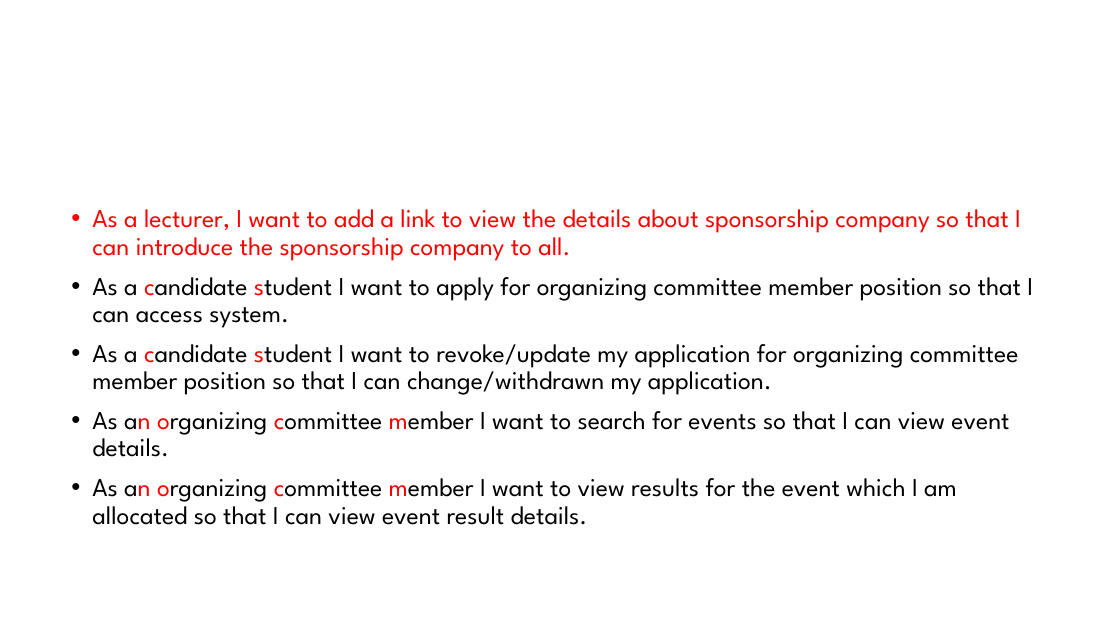
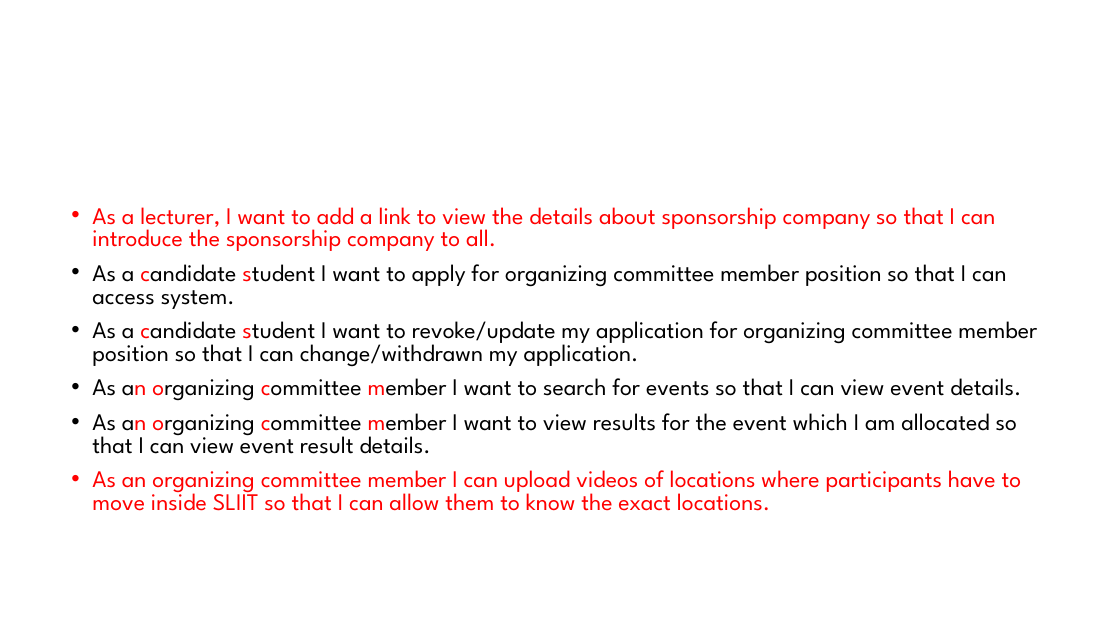
Before and after one commit to Sajith16/CSSEDocs, a slide deck: slide 12 of CodeFest-Management-Tool.pptx. Drawn at 1120x630 pixels with LibreOffice and Linux fonts; fonts in the diff are those of the drawing; background and template pictures are left out. Boxes give left, top, right and bottom in pixels: in the first picture for what was removed or moved away, otherwise in the second. Text is boxed around its words. In the diff, an @@ line names an element or a change of style, - is before the commit and + after.

```diff
--- a/CodeFest-Management-Tool.pptx
+++ b/CodeFest-Management-Tool.pptx
@@ text at bbox=[92, 207, 1037, 454]: size 22 to 20.4 pt in "As a lecturer, I want to add ...", "As a candidate student I want to ...", "As a candidate student I want to ...", "As an organizing committee member I want ..." and 1 more places; line spacing 0.9 to 0.8 @@
@@ text at bbox=[92, 470, 1022, 511]: paragraph added @@
+• As an organizing committee member I can upload videos of locations where participants have to move inside SLIIT so that I can allow them to know the exact locations.
```
Also in this commit, not shown: 1 other file.
